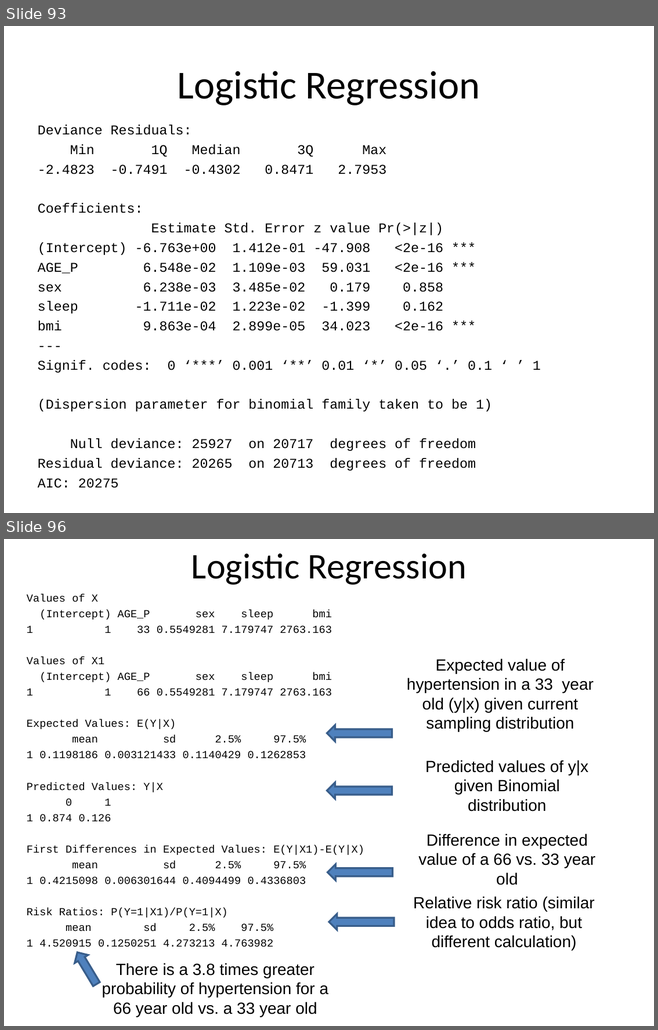
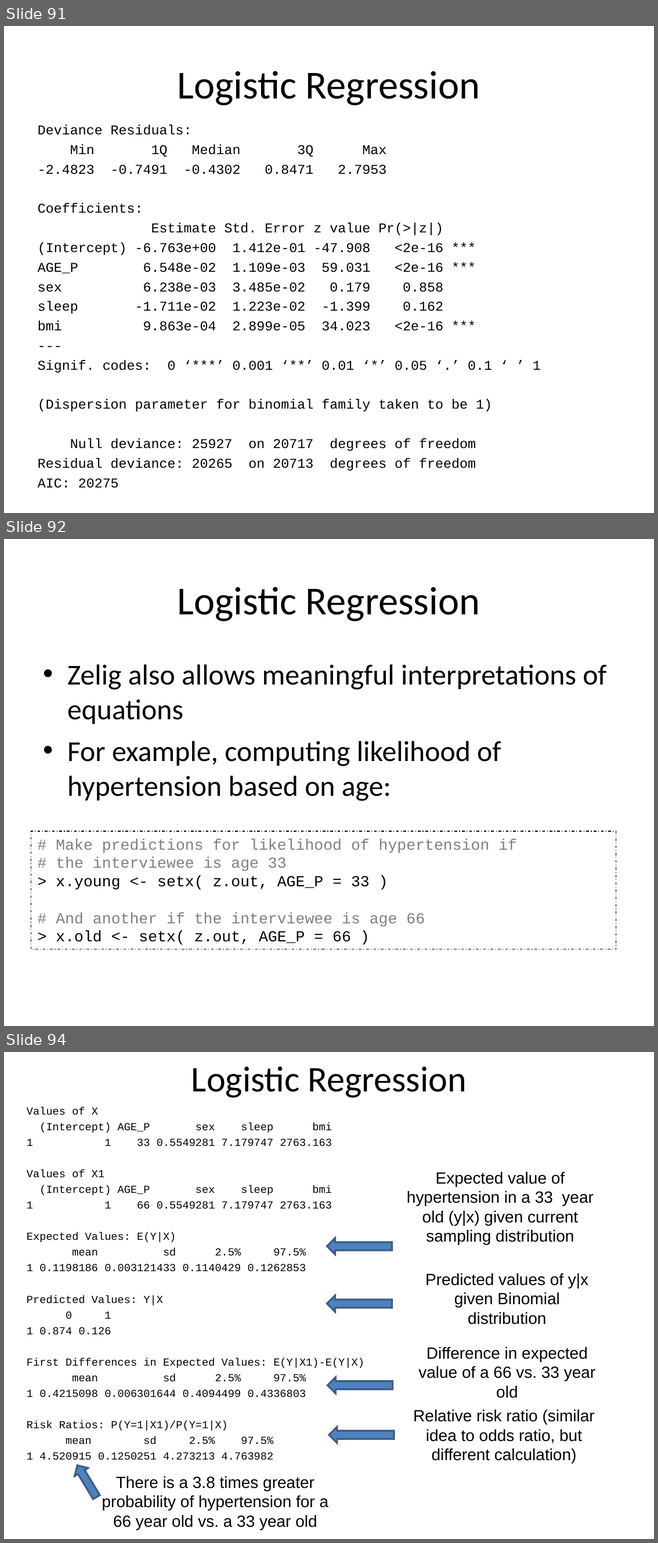
Before and after one commit to IQSS/Zelig4-Documentation, a slide deck: R-and-Stastics/R and Statistics.pptx. Shown one above the other, each under a label of ours: slides 93 and 96 before the commit, slides 91, 92 and 94 after it; the slides between them are not shown. The pictures are 658x1030 and 658x1543 pixels, drawn with LibreOffice and Linux fonts; fonts in the diff are those of the drawing. Boxes give left, top, right and bottom in pixels: in the first picture for what was removed or moved away, otherwise in the second. Text is boxed around its words. In the diff, an @@ line names an element or a change of style, - is before the commit and + after.

```diff
--- a/R-and-Stastics/R and Statistics.pptx
+++ b/R-and-Stastics/R and Statistics.pptx
@@ slide 92 added at [4, 539, 654, 1026], background #FFFFFF @@
@@ title added at [177, 587, 480, 621], 44 pt, text #000000 @@
+Logistic Regression
@@ text added at [67, 664, 606, 801], 32 pt, text #000000 @@
+• Zelig also allows meaningful interpretations of equations
+• For example, computing likelihood of hypertension based on age:
@@ rectangle added at [31, 831, 616, 950], outline #000000 0.74 pt dashed, 17 pt, text #7F7F7F @@
+# Make predictions for likelihood of hypertension if
+# the interviewee is age 33
+> x.young <- setx( z.out, AGE_P = 33 )
+# And another if the interviewee is age 66
+> x.old <- setx( z.out, AGE_P = 66 )
@@ what was slide 93 is now slide 91 @@
@@ what was slide 96 is now slide 94 @@
```
Also in this commit, not shown: 1 slide changed, 1 other slide added, 4 slides removed.
